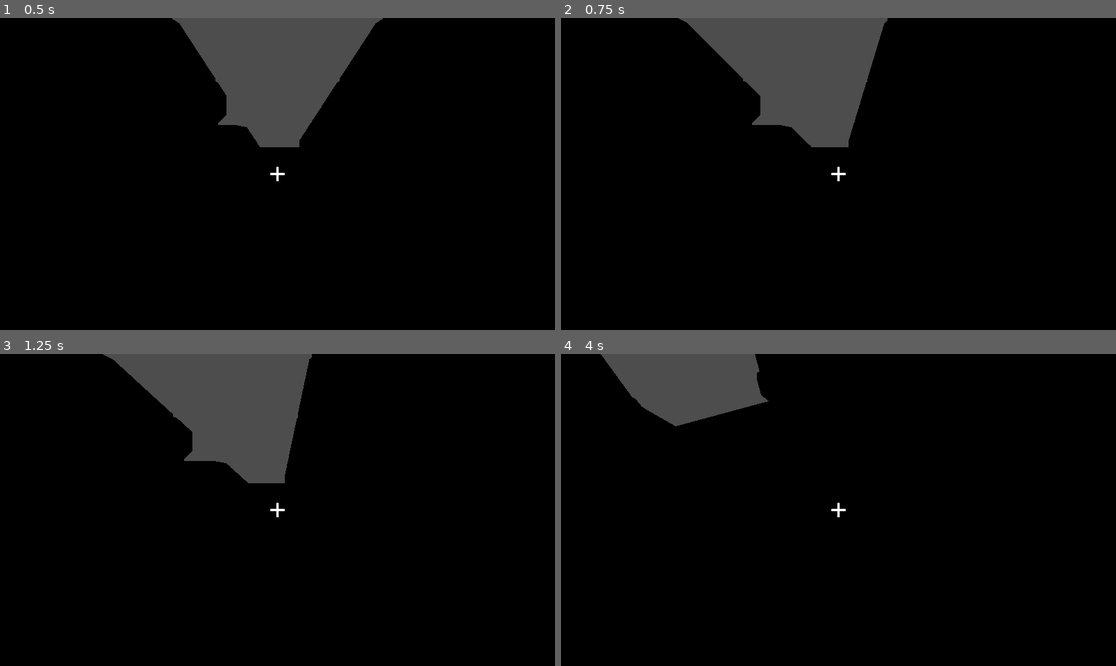
Above: before the commit, frames 1-4 (two rows, left to right).
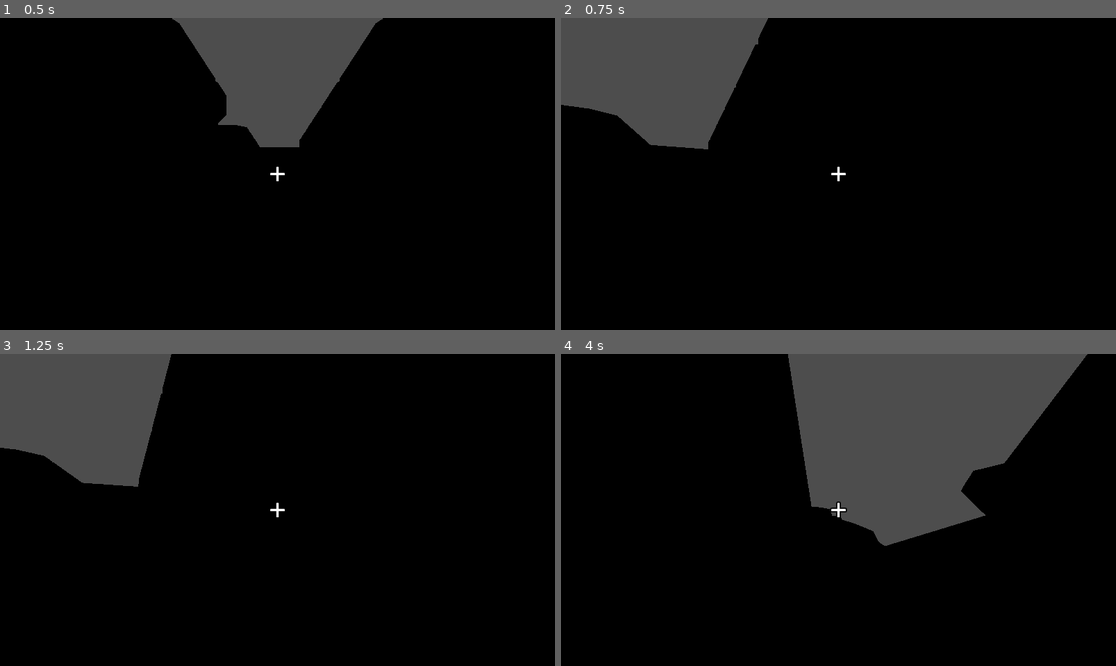
Above: after the commit, the same moments.

Repository: shionn/DungeonsOfWhisperia
Game: Godot game, scene res://World.tscn
Same seed, same stepped clock (60 frames per second), same inputs: the game is played once before the commit and once after it.
Inputs (mouse positions are in pixels of both pictures, inside the frame that each line leads up to):
- Up to frame 1 (0.5 s): no input
- Up to frame 2 (0.75 s): tap Enter at 0.5 s; move the mouse to (866, 174) at 0.52 s; hold D (move_right) from 0.53 s (still down); hold Right mouse button (move_camera) from 0.53 s (still down); click (866, 174) at 0.6 s
- Up to frame 3 (1.25 s): keep holding D (move_right); keep holding Right mouse button (move_camera)
- Up to frame 4 (4 s): move the mouse to (810, 510) at 1.27 s; release D (move_right) at 1.28 s; release Right mouse button (move_camera) at 1.28 s; hold S (move_back) 1.28-2.03 s; right-click (810, 510) at 1.35 s; click (810, 510) at 1.55 s; move the mouse to (894, 441) at 2.02 s; hold Right mouse button (move_camera) 2.03-2.78 s; hold D (move_right) 2.03-3.53 s; click (894, 441) at 2.1 s; move the mouse to (832, 516) at 2.77 s; right-click (832, 516) at 2.85 s; click (832, 516) at 3.05 s; move the mouse to (1005, 556) at 3.52 s; hold A (move_left) from 3.53 s (still down); hold Right mouse button (move_camera) from 3.53 s (still down); tap W (move_front) at 3.6 s; click (1005, 556) at 3.67 s

Frame 1 is identical in both runs. In frame 2, 18% of the frame differs, in the area x 0-59%, y 0-43%; in frame 3, 18%; in frame 4, 27%, in the area x 7-95%, y 0-62%.

Commit message:
Un peu d'interface

Diff:
--- a/GameInit.gd
+++ b/GameInit.gd
@@ -1,3 +1,4 @@
+class_name World
 extends Node3D
 
 @onready var cursor = load("res://assets/kenney/cursor-pack/pointer_c.png")
@@ -5,9 +6,23 @@
 @onready var drag = load("res://assets/kenney/cursor-pack/hand_closed.png")
 @onready var can_drop = load("res://assets/kenney/cursor-pack/hand_open.png")
 
+var target_monster: Monster = null
+
 func _ready() -> void:
 	Input.mouse_mode = Input.MOUSE_MODE_CAPTURED
 	Input.set_custom_mouse_cursor(cursor, Input.CURSOR_ARROW)
 	Input.set_custom_mouse_cursor(point_hand, Input.CURSOR_POINTING_HAND)
 	Input.set_custom_mouse_cursor(drag, Input.CURSOR_DRAG)
 	Input.set_custom_mouse_cursor(can_drop, Input.CURSOR_CAN_DROP)
+
+const _max_range: float = 20
+
+func _physics_process(delta: float) -> void:
+	var camera = get_viewport().get_camera_3d()
+	var center = get_viewport().get_visible_rect().size/2
+	var from = camera.project_ray_origin(center)
+	var to = from + camera.project_ray_normal(center) * _max_range
+	var query = PhysicsRayQueryParameters3D.create(from,to, 256)
+	var result = get_world_3d().direct_space_state.intersect_ray(query)
+	if result : target_monster = result["collider"]
+	else : target_monster = null
--- a/PlayerG.gd
+++ b/PlayerG.gd
@@ -10,6 +10,7 @@
 const _movement_speed: float = 4.0
 const _max_range: float = 20
 const _atk_range: float = 2
+
 var _state : State = State.MOVE
 var _dices = Dices.new()
 var _attacked_monster : Monster
@@ -20,7 +21,8 @@
 	$"Rogue_Hooded/Rig/Skeleton3D/handslot_r/2H_Crossbow".hide()
 	$Rogue_Hooded/Rig/Skeleton3D/Rogue_Head_Hooded.hide()
 
-func _physics_process(delta: float) -> void:
+func _physics_process(_delta: float) -> void:
+
 	match _state :
 		State.MOVE:
 			if Input.is_action_just_released("attack") :
@@ -67,21 +69,3 @@
 	var nb_atk = _dices.d6(2,4)
 	_attacked_monster.receive_atk(nb_atk)
 	_state = State.MOVE
-
-
-const _tilt_limit = deg_to_rad(50)
-const _mouse_sensitivity = 0.01
-var _previous_mouse_position : Vector2
-
-func _unhandled_input(event: InputEvent) -> void:
-	if event is InputEventMouseButton and Input.is_action_just_pressed("move_camera"):
-		_previous_mouse_position = (event as InputEventMouseButton).position
-		Input.mouse_mode = Input.MOUSE_MODE_CAPTURED
-	elif event is InputEventMouseButton and Input.is_action_just_released("move_camera") :
-		Input.mouse_mode = Input.MOUSE_MODE_VISIBLE
-		Input.warp_mouse(_previous_mouse_position)
-	elif event is InputEventMouseMotion and Input.is_action_pressed("move_camera"):
-		var camera = get_viewport().get_camera_3d()
-		camera.rotation.x -= event.relative.y * _mouse_sensitivity
-		camera.rotation.x = clampf(camera.rotation.x, -_tilt_limit, _tilt_limit)
-		camera.rotation.y += -event.relative.x * _mouse_sensitivity
--- a/fragment/monsters/Monster.gd
+++ b/fragment/monsters/Monster.gd
@@ -1,7 +1,7 @@
 class_name Monster
 extends CharacterBody3D
 
-enum Action { IDLE, CHASE, ATTACK, ATTACKING, HIT }
+enum State { IDLE, CHASE, ATTACK, ATTACKING, HIT, DEATH }
 
 @onready var _player = $"../Player" as PlayerG
 @onready var _animation = $"Character/AnimationPlayer" as AnimationPlayer
@@ -17,8 +17,8 @@
 
 var _model : MonsterModel
 var _dices : Dices = Dices.new()
-var _action : Action = Action.IDLE
 var _on_gcd : bool = false
+var state : State = State.IDLE
 
 func _ready() -> void:
 	_model = MonsterModel.new(model_file, self)
@@ -30,18 +30,18 @@
 	if _see_player() :
 		_navigation_agent.set_target_position(_player.global_position)
 
-	match _action:
-		Action.CHASE:
+	match state:
+		State.CHASE:
 			var start = global_position
 			var end = _player.global_position
 			var distance = (end-start).length()
 			if (distance < _atk_dist) :
-				_action = Action.ATTACK
+				state = State.ATTACK
 			elif _navigation_agent.is_navigation_finished() :
-				_action = Action.IDLE
+				state = State.IDLE
 			else :
 				_move_to_player()
-		Action.ATTACK:
+		State.ATTACK:
 			_look_player()
 			if not _on_gcd :
 				var atk : MonsterModelAtk = _model.getAtk()
@@ -51,23 +51,23 @@
 					_animationTimer.start(_animation.get_animation(atk.animation).length)
 					_gcdTimer.start(_model.global_cold_down)
 					_on_gcd = true
-					_action = Action.ATTACKING
+					state = State.ATTACKING
 			else :
-				_action = Action.IDLE
+				state = State.IDLE
 			velocity = Vector3.ZERO
-		Action.ATTACKING:
+		State.ATTACKING:
 			_look_player()
 			velocity = Vector3.ZERO
-		Action.IDLE:
+		State.IDLE:
 			velocity = Vector3.ZERO
 			_animation.play("Idle")
 			if _see_player() :
-				self._action = Action.CHASE
-		Action.HIT:
+				state = State.CHASE
+		State.HIT, State.DEATH:
 			pass
 		_:
 			velocity = Vector3.ZERO
-			_action = Action.IDLE
+			state = State.IDLE
 	move_and_slide()
 
 func _look_player() -> void :
@@ -102,20 +102,31 @@
 	var nb_def = _dices.d6(_model.def, 6)
 	var deg = nb_atk - nb_def
 	if deg > 0 :
-		self._animation.play("Hit_A")
-		self._animationTimer.start(_animation.get_animation("Hit_A").length)
-		self._action = Action.HIT
-		pass
+		_model.pv = _model.pv - deg
+		if _model.pv > 0:
+			_animation.play("Hit_A")
+			_animationTimer.start(_animation.get_animation("Hit_A").length)
+			state = State.HIT
+		else :
+			_animation.play("Death_A")
+			_animationTimer.start(_animation.get_animation("Death_A").length)
+			state = State.DEATH
+	else :
+		_look_player()
+		state = State.CHASE
 
 func _on_animationTimer_timeout() -> void:
-	match _action:
-		Action.ATTACKING : self._action = Action.CHASE
-		Action.HIT:
+	match state:
+		State.DEATH :
+			pass
+		State.ATTACKING : state = State.CHASE
+		State.HIT:
 			_look_player()
-			_action = Action.CHASE
-		_: self._action = Action.IDLE
-	# todo calculer l'impact joueur
+			state = State.CHASE
+		_:
+			state = State.IDLE
 
 func _on_gcd_timer_timeout() -> void:
-	self._action = Action.CHASE
-	_on_gcd = false
+	if state != State.DEATH :
+		state = State.CHASE
+		_on_gcd = false
--- a/fragment/monsters/MonsterModel.gd
+++ b/fragment/monsters/MonsterModel.gd
@@ -4,6 +4,7 @@
 var fov: float
 var atks: Array[MonsterModelAtk] = []
 var def: int
+var pv: int
 var global_cold_down: float
 
 var _random = RandomNumberGenerator.new()
@@ -13,6 +14,7 @@
 	var json = JSON.parse_string(file.get_as_text())
 	fov = json.get("fov",60)
 	def = json.get("def",1)
+	pv = json.get("pv",2)
 	global_cold_down = json.get("global_cold_down",2)
 	for jsonAtk in json["atks"]:
 		atks.append(MonsterModelAtk.new(jsonAtk, g))
--- /dev/null
+++ b/gui/CenterCursor.gd
@@ -0,0 +1,21 @@
+extends Control
+
+@onready var _world = $"/root/World" as World
+@onready var _cross = $Cross as Control
+@onready var _sword = $Sword as Control
+
+const _tilt_limit = deg_to_rad(50)
+const _mouse_sensitivity = 0.01
+const _max_range: float = 20
+
+func _physics_process(_delta: float) -> void:
+	visible = Input.mouse_mode == Input.MOUSE_MODE_CAPTURED
+	_cross.visible = _world.target_monster == null
+	_sword.visible = _world.target_monster != null
+
+func _unhandled_input(event: InputEvent) -> void:
+	if event is InputEventMouseMotion and Input.mouse_mode == Input.MOUSE_MODE_CAPTURED :
+		var camera = get_viewport().get_camera_3d()
+		camera.rotation.x -= event.relative.y * _mouse_sensitivity
+		camera.rotation.x = clampf(camera.rotation.x, -_tilt_limit, _tilt_limit)
+		camera.rotation.y += -event.relative.x * _mouse_sensitivity
--- a/gui/Gui.tscn
+++ b/gui/Gui.tscn
@@ -1,7 +1,8 @@
 [gd_scene format=3 uid="uid://dpbieqlycbivt"]
 
 [ext_resource type="Texture2D" uid="uid://brsj54noj8ouj" path="res://assets/kenney/cursor-pack/line_cross.png" id="1_oerka"]
-[ext_resource type="Script" uid="uid://d2auu0tiunlbj" path="res://gui/center_cursor.gd" id="2_5kbtw"]
+[ext_resource type="Script" uid="uid://d2auu0tiunlbj" path="res://gui/CenterCursor.gd" id="2_5kbtw"]
+[ext_resource type="Texture2D" uid="uid://tem7p5u78uq0" path="res://assets/kenney/cursor-pack/tool_sword_a.png" id="3_oe2qn"]
 
 [node name="Gui" type="Control" unique_id=679884730]
 layout_mode = 3
@@ -11,7 +12,23 @@
 grow_horizontal = 2
 grow_vertical = 2
 
-[node name="CenterCursor" type="TextureRect" parent="." unique_id=1777142092]
+[node name="CenterCursor" type="Control" parent="." unique_id=1488707363]
+layout_mode = 1
+anchors_preset = 8
+anchor_left = 0.5
+anchor_top = 0.5
+anchor_right = 0.5
+anchor_bottom = 0.5
+offset_left = -20.0
+offset_top = -20.0
+offset_right = 20.0
+offset_bottom = 20.0
+grow_horizontal = 2
+grow_vertical = 2
+mouse_filter = 2
+script = ExtResource("2_5kbtw")
+
+[node name="Cross" type="TextureRect" parent="CenterCursor" unique_id=1777142092]
 layout_mode = 1
 anchors_preset = 8
 anchor_left = 0.5
@@ -25,4 +42,18 @@
 grow_horizontal = 2
 grow_vertical = 2
 texture = ExtResource("1_oerka")
-script = ExtResource("2_5kbtw")
+
+[node name="Sword" type="TextureRect" parent="CenterCursor" unique_id=1981404509]
+layout_mode = 1
+anchors_preset = 8
+anchor_left = 0.5
+anchor_top = 0.5
+anchor_right = 0.5
+anchor_bottom = 0.5
+offset_left = -20.0
+offset_top = -20.0
+offset_right = 20.0
+offset_bottom = 20.0
+grow_horizontal = 2
+grow_vertical = 2
+texture = ExtResource("3_oe2qn")
--- a/gui/center_cursor.gd
+++ /dev/null
@@ -1,4 +0,0 @@
-extends TextureRect
-
-func _physics_process(delta: float) -> void:
-	visible = Input.mouse_mode == Input.MOUSE_MODE_CAPTURED
Renamed: gui/center_cursor.gd.uid -> gui/CenterCursor.gd.uid
